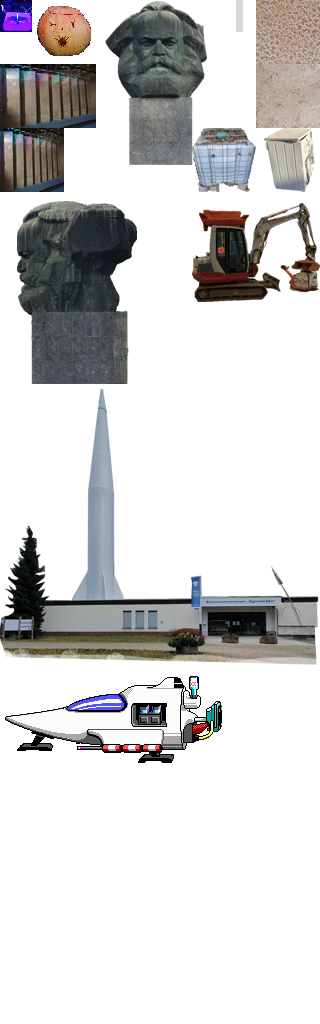
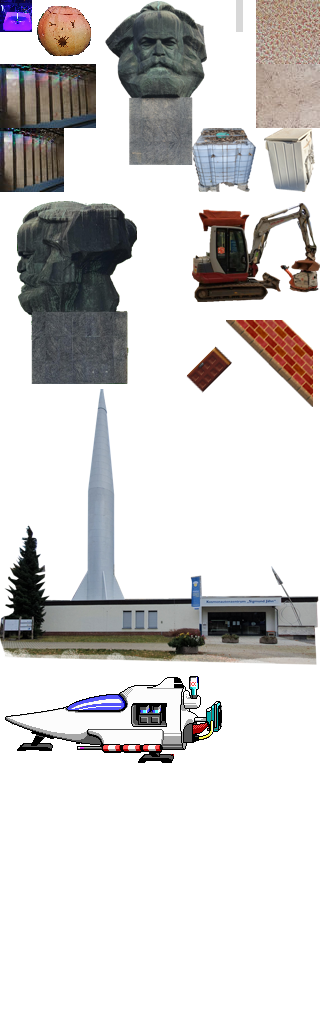
Layer changes from the first (320, 1024) image to the second:
pixels changed over [186, 320, 313, 407] (layer not identified)
